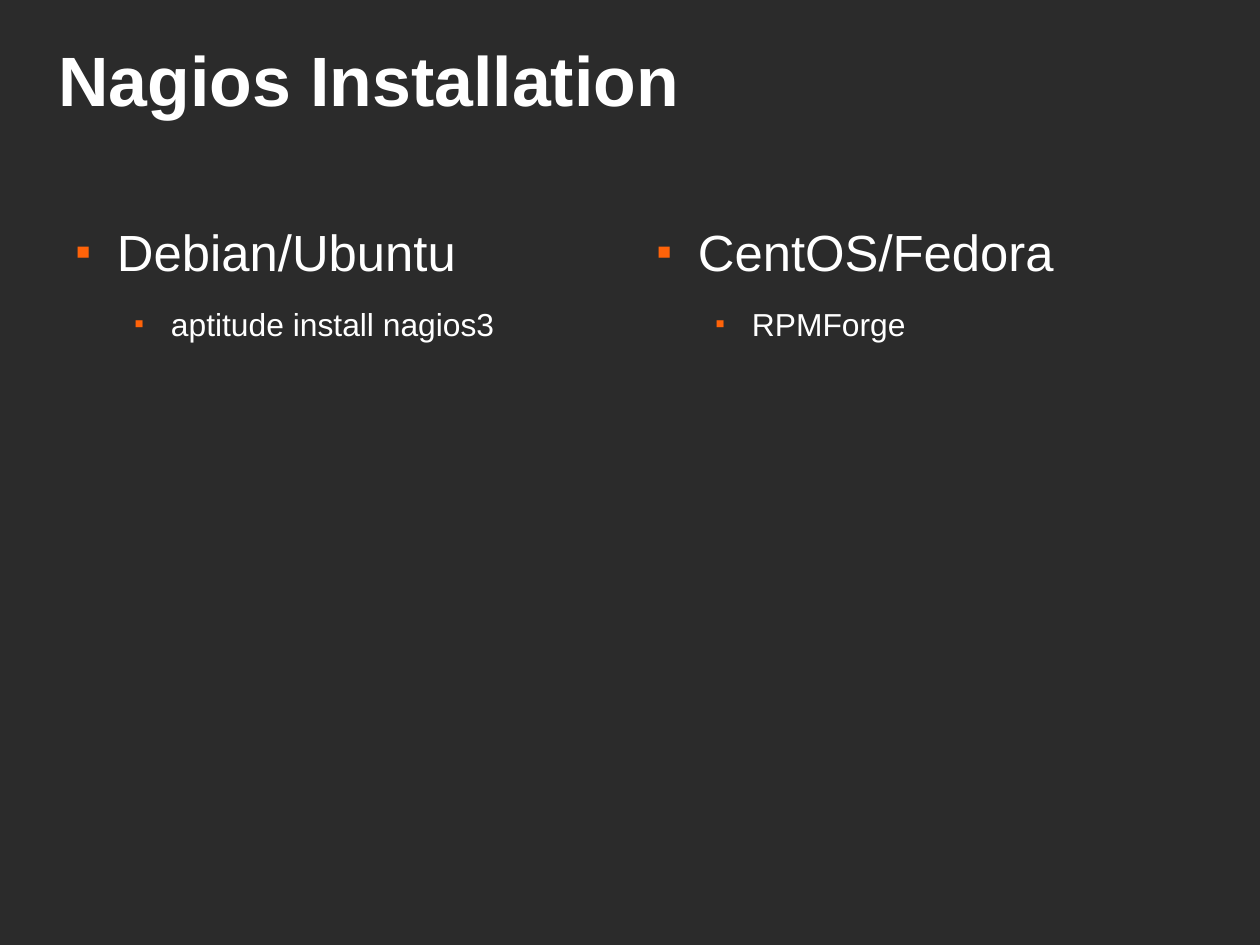
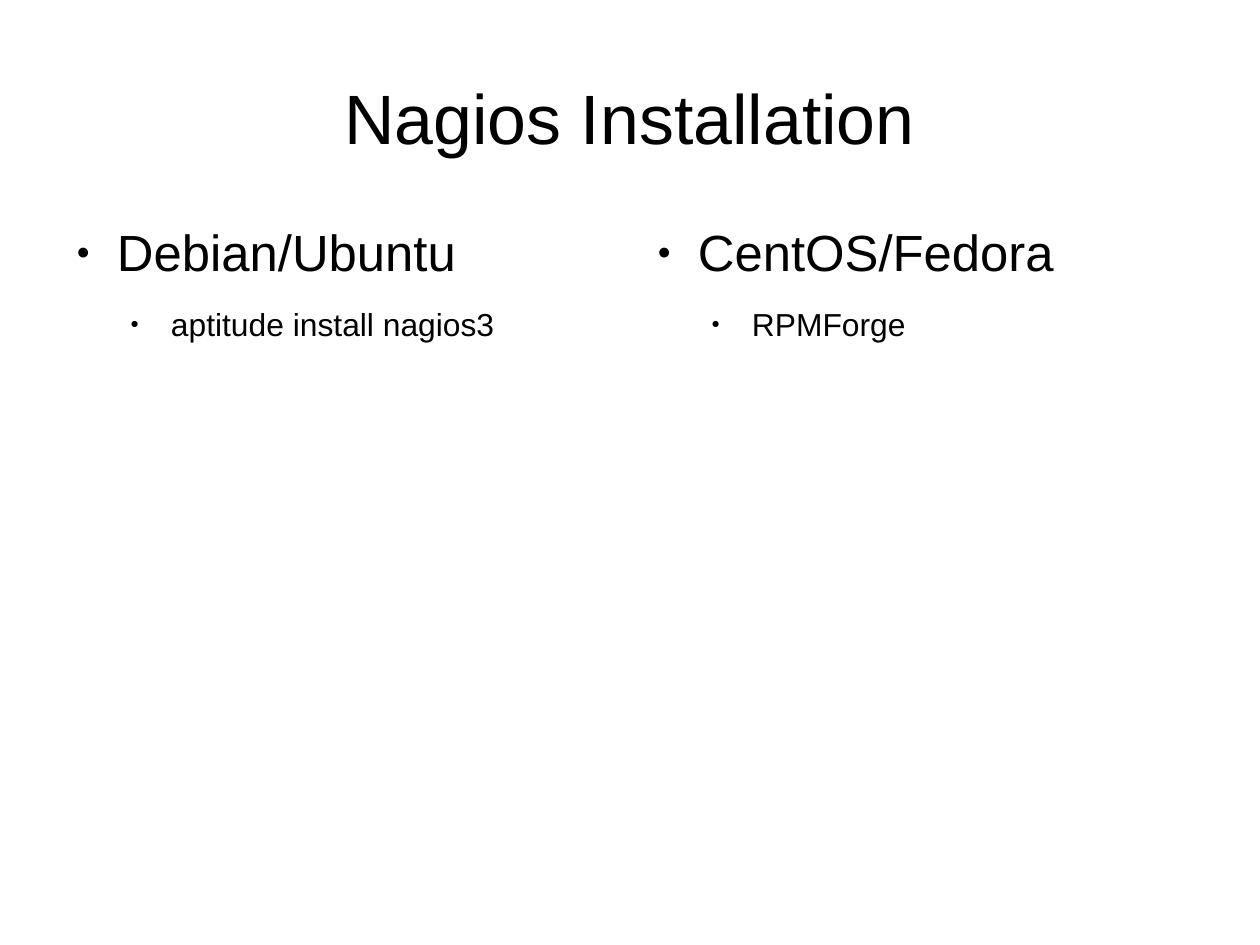
Before and after one commit to evilpeno/presentations, a slide deck: slide 3 of oalug_2011-04-26_nagios-basics/Nagios Basic OALUG.odp. Drawn at 1260x945 pixels with LibreOffice and Linux fonts; fonts in the diff are those of the drawing; background and template pictures are left out; a plain dark background stands for a picture behind light text. Boxes give left, top, right and bottom in pixels: in the first picture for what was removed or moved away, otherwise in the second. Text is boxed around its words. In the diff, an @@ line names an element or a change of style, - is before the commit and + after.

```diff
--- a/oalug_2011-04-26_nagios-basics/Nagios Basic OALUG.odp
+++ b/oalug_2011-04-26_nagios-basics/Nagios Basic OALUG.odp
@@ background picture (left out) to #FFFFFF @@
@@ title "Nagios Installation": place and size @@
-title "Nagios Installation" at [59,55,679,120]
+title "Nagios Installation" at [344,93,915,157]
@@ title "Nagios Installation" at [344,93,915,157]: text colour #FFFFFF to #000000, bold off; alignment left to centre @@
@@ text "Debian/Ubuntu" at [117,234,494,342]: text colour #FFFFFF to #000000; bullet ■ to ●; bullet colour #FF6309 to #000000 @@
@@ text "CentOS/Fedora" at [698,234,1054,342]: text colour #FFFFFF to #000000; bullet ■ to ●; bullet colour #FF6309 to #000000 @@
```
Also in this commit, not shown: 16 other slides changed, 34 other files.
